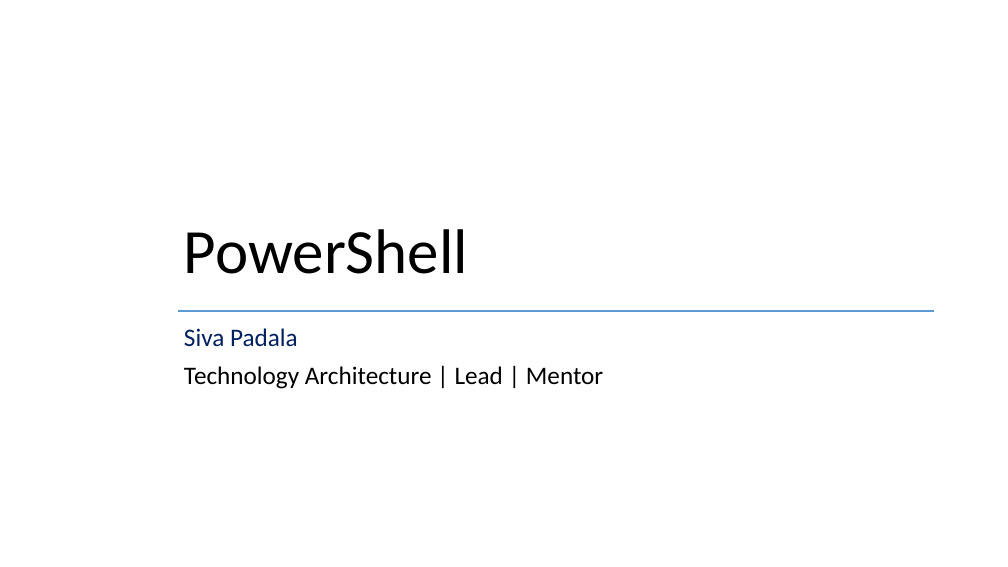
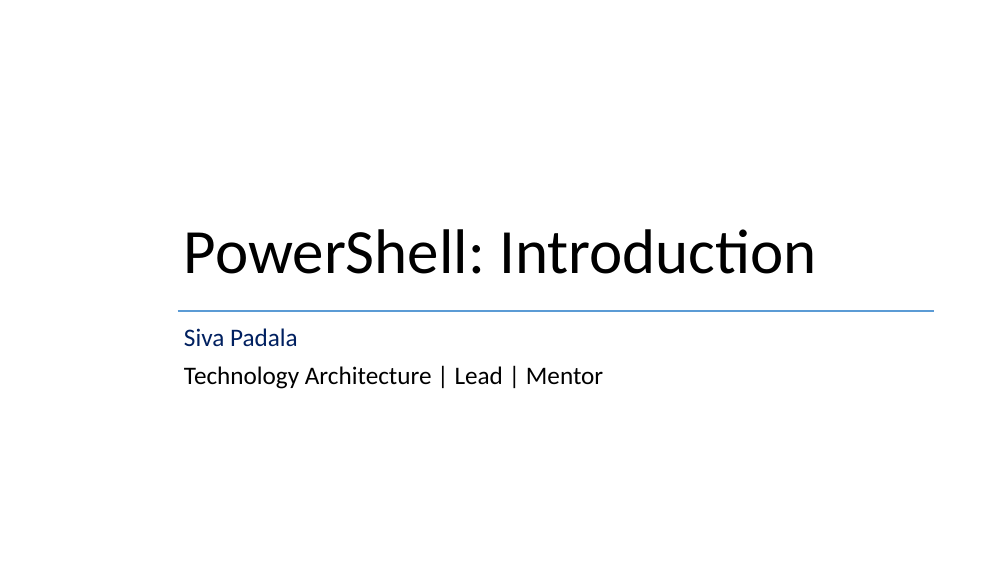
Before and after one commit to PSRITPro/my-learning-journal, a slide deck: slide 1 of PowerShell/Day1/PowerShell.pptx. Drawn at 1008x567 pixels with LibreOffice and Linux fonts; fonts in the diff are those of the drawing. Boxes give left, top, right and bottom in pixels: in the first picture for what was removed or moved away, otherwise in the second. Text is boxed around its words. In the diff, an @@ line names an element or a change of style, - is before the commit and + after.

```diff
--- a/PowerShell/Day1/PowerShell.pptx
+++ b/PowerShell/Day1/PowerShell.pptx
@@ title at <box>184,229,817,274</box>: text changed @@
-PowerShell
+PowerShell: Introduction
```
Also in this commit, not shown: 1 other slide changed, 4 slides added, 11 other files.
